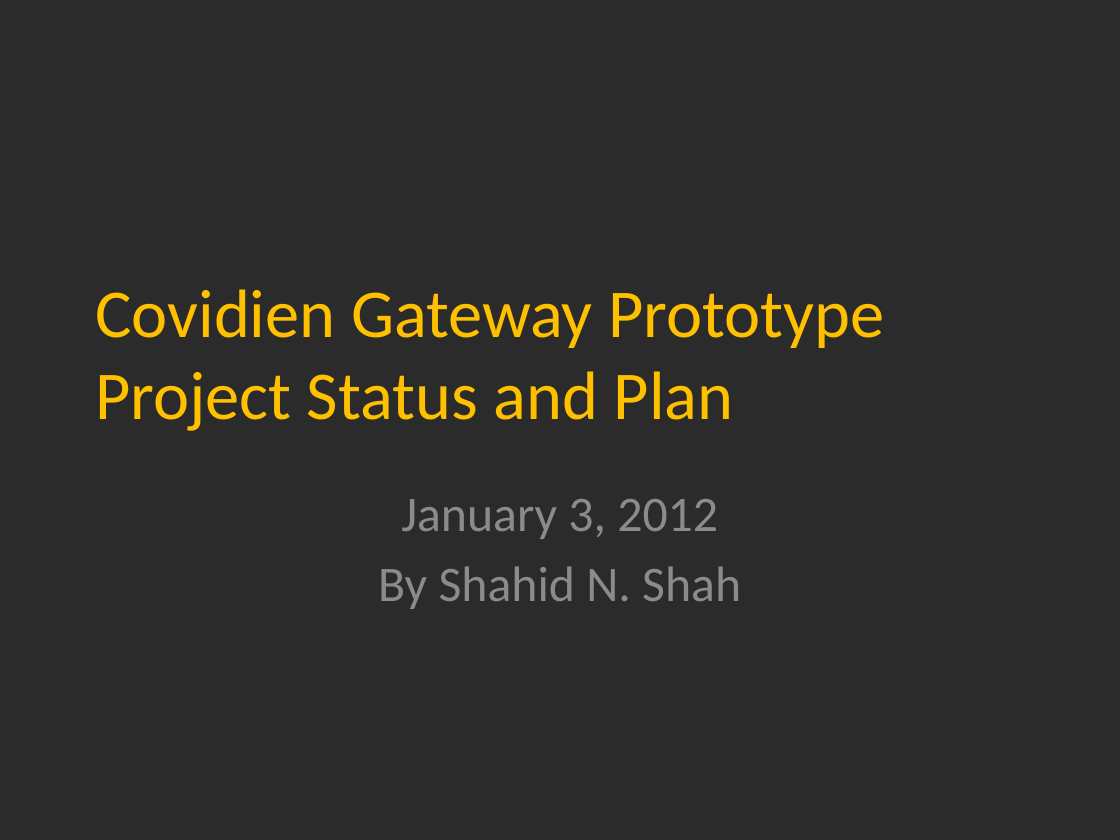
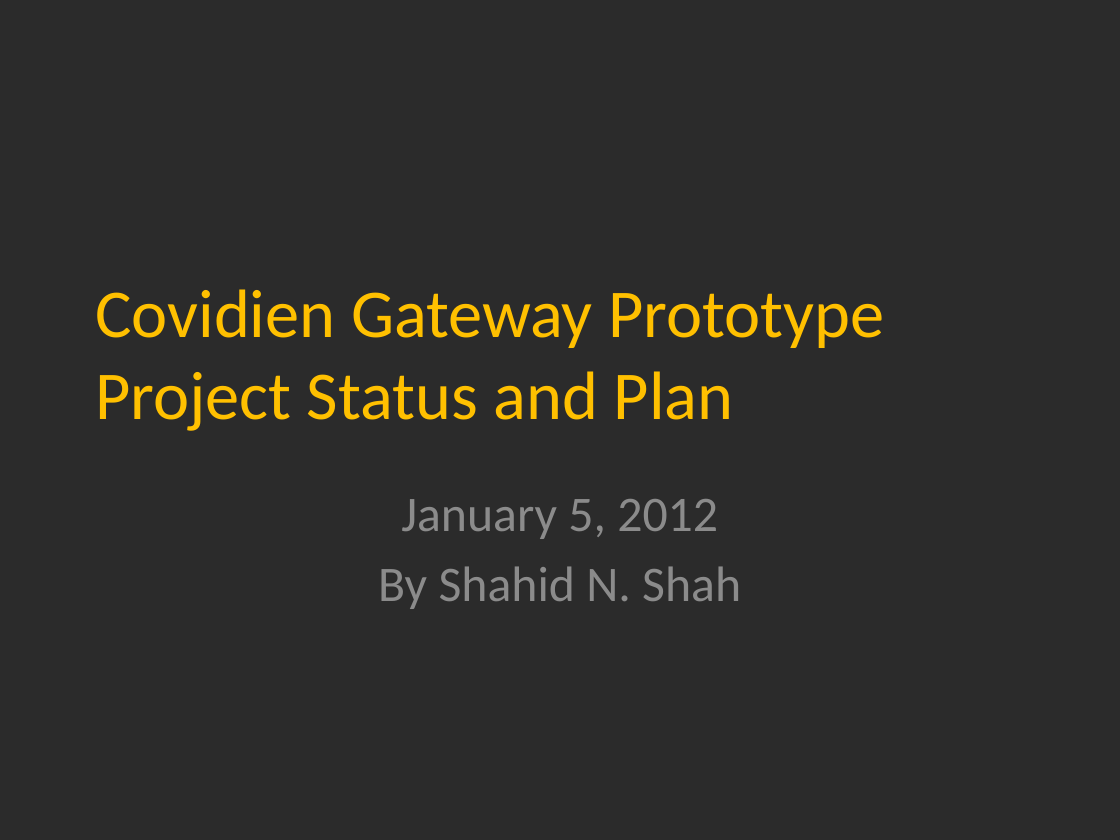
Before and after one commit to netspective/fluent, a slide deck: slide 1 of support/documents/Covidien Gateway Prototype Project Status and Plan.pptx. Drawn at 1120x840 pixels with LibreOffice and Linux fonts; fonts in the diff are those of the drawing; background and template pictures are left out; a plain dark background stands for a picture behind light text. Boxes give left, top, right and bottom in pixels: in the first picture for what was removed or moved away, otherwise in the second. Text is boxed around its words. In the diff, an @@ line names an element or a change of style, - is before the commit and + after.

```diff
--- a/support/documents/Covidien Gateway Prototype Project Status and Plan.pptx
+++ b/support/documents/Covidien Gateway Prototype Project Status and Plan.pptx
@@ subtitle at [401, 499, 718, 539]: text changed @@
-January 3, 2012
+January 5, 2012
```
Also in this commit, not shown: 1 slide added, 1 other file.
